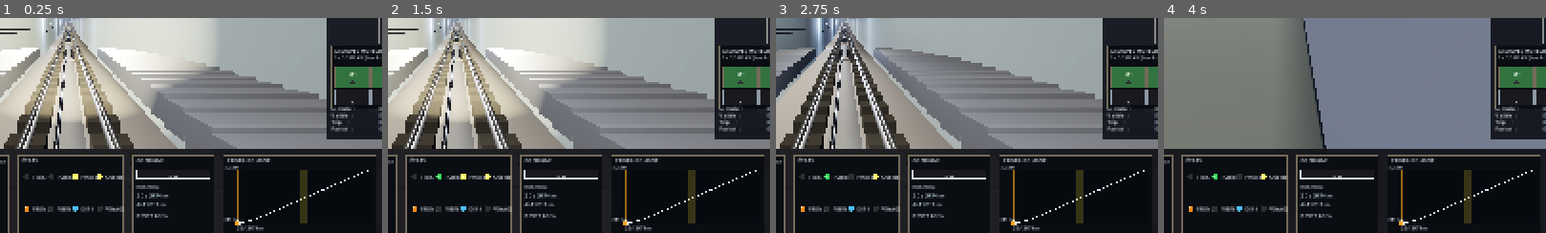
Above: before the commit, frames 1-4 (left to right).
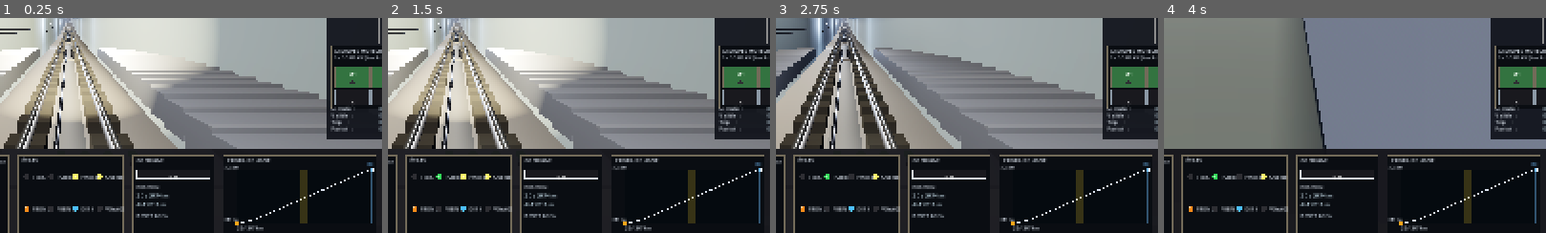
Above: after the commit, the same moments.

Repository: ARP273-ROSE/perce-neige-sim
Game: Godot game, scene res://scenes/main.tscn
Two runs of this game, one before a commit and one after it. Both use one fixed random seed, a clock stepped at 60 frames per second and the inputs below. Sound files missing from this copy of the repository are replaced by a short silence.
Inputs (mouse positions are % of the whole screen's width and height, from its top left):
- Up to frame 1 (0.25 s): no input
- Up to frame 2 (1.5 s): tap Enter (ready_depart) at 0.5, 1.25, 1.35 s; move the mouse to (72, 45) at 0.52 s; hold Up (speed_up) 0.53-1.28 s; tap Shift (emergency) at 0.6 s; click (72, 45) at 0.67 s; move the mouse to (30, 55) at 1.27 s; hold Space (brake) from 1.28 s (still down); click (30, 55) at 1.42 s
- Up to frame 3 (2.75 s): tap Enter (ready_depart) at 2 s; move the mouse to (60, 28) at 2.02 s; release Space (brake) at 2.03 s; hold Up (speed_up) from 2.03 s (still down); tap H (toggle_headlights) at 2.1 s; click (60, 28) at 2.17 s
- Up to frame 4 (4 s): tap Enter (ready_depart) at 2.75, 3.5 s; move the mouse to (45, 70) at 2.77 s; tap V (toggle_view) at 2.85 s; click (45, 70) at 2.92 s; move the mouse to (80, 65) at 3.52 s; release Up (speed_up) at 3.53 s; hold Space (brake) from 3.53 s (still down); tap Shift (emergency) at 3.6 s; click (80, 65) at 3.67 s
The pictures show only the part of the screen within x 41-91%, y 47-97%; the shares and areas given below are measured in that part.

The runs differ from the first frame. In frame 1, 0.3% of the frame differs, in the area x 62-98%, y 67-97%; in frame 2, 0.3%; in frame 3, 0.3%; in frame 4, 0.3%.

Commit message:
fix(3d): annonces fantômes au boot, croisement recalé, rame opposée au profil
Retour d'essai Android 2026-07-11 :
- welcome (fichier 11 « zone Grande Motte ») jouait à l'allumage à quai
  puis TOUTES les 30 s → désormais en approche finale de la gare haute
  uniquement (miroir du sim Python), une fois par trajet
- annonce « fermeture des portes » accrochée à la fermeture réelle des
  portes (avant : à trip_started, 11,5 s trop tard)
- voile « TOUCHEZ L'ÉCRAN POUR DÉMARRER » sur web : le tap de déblocage
  audio du navigateur pouvait tomber sur PRÊT/DÉPART → départ tout seul
- son de croisement asservi à la géométrie (port du servo Python) :
  démarre au nez de rame sur l'aiguillage d'entrée, position de lecture
  resynchronisée, vitesse de lecture = v/10,1 — avant : lancé ~13 s trop
  tard au milieu de ligne, vitesse fixe
- profil de ligne : rame opposée affichée (s2 = LENGTH − s1), dots posés
  sur la courbe d'altitude (fini l'approx linéaire)
- V_CREEP 0,5 → 0,75 m/s (fait terrain, aligné sur le sim Python)
- hook --autotest : auto-exploitation forcée pour validation headless

Validé headless sur un trajet complet (rien au boot ; portes t=30,5 s ;
croisement prog=0,00 à l'aiguillage ; welcome t=364 s en creep ;
exit_upstream t=439 s) + pck exporté (--main-pack, 66 MP3).

Diff:
--- a/godot_project/scripts/audio.gd
+++ b/godot_project/scripts/audio.gd
@@ -22,10 +22,12 @@
                                       # transition open→close → jouait à tort le
                                       # buzzer + l'animation portes).
 var _first_update_consumed: bool = false
-var _crossing_played: bool = false   # une seule fois par trip
+var _crossing_active: bool = false   # clip de croisement asservi en cours
 var _prev_buzzer_remaining: float = 0.0   # front montant du buzzer de départ
-const CROSSING_S_CENTER: float = PNConstants.LENGTH * 0.5    # = 1737 m
-const CROSSING_S_WINDOW: float = 40.0   # fenêtre de déclenchement ±40 m
+# Le clip crossing.wav couvre le transit aiguillage → aiguillage complet
+# (202 m) enregistré à la vitesse de croisière réelle.
+const CROSSING_CLIP_S: float = 20.0
+const CROSSING_REF_SPEED: float = 10.1
 
 
 func _ready() -> void:
@@ -141,12 +143,50 @@
 			_player_door_motion.play()
 	_doors_were_open = physics.doors_open
 
-	# Son de croisement au passage de rame 2 (s ≈ LENGTH/2)
-	if physics.trip_started and not _crossing_played:
-		if absf(physics.s - CROSSING_S_CENTER) < CROSSING_S_WINDOW:
-			if _player_crossing.stream:
-				_player_crossing.play()
-			_crossing_played = true
-	# Reset à chaque nouveau trip
-	if not physics.trip_started:
-		_crossing_played = false
+	# Son de croisement asservi à la GÉOMÉTRIE (port du servo Python) :
+	# le clip démarre quand le NEZ de la rame franchit l'aiguillage
+	# d'entrée, position de lecture recalée sur la progression dans
+	# l'évitement, vitesse de lecture = v / vitesse d'enregistrement.
+	# L'ancien déclencheur (± 40 m autour du milieu de ligne, lecture à
+	# vitesse fixe depuis le début du clip) partait ~13 s trop tard :
+	# l'entrée d'aiguillage du clip tombait au niveau du croisement réel.
+	_update_crossing_servo()
+
+
+func _update_crossing_servo() -> void:
+	if _player_crossing == null or _player_crossing.stream == null:
+		return
+	var s_front: float = physics.s + PNConstants.TRAIN_HALF * float(physics.direction)
+	var prog: float = (s_front - PNConstants.PASSING_START) \
+		/ (PNConstants.PASSING_END - PNConstants.PASSING_START)
+	if physics.direction < 0:
+		prog = 1.0 - prog
+	var in_loop: bool = prog >= 0.0 and prog <= 1.0
+	var v_abs: float = absf(physics.v)
+
+	if in_loop and not _crossing_active:
+		if v_abs > 0.5:
+			_player_crossing.pitch_scale = clampf(v_abs / CROSSING_REF_SPEED, 0.35, 1.7)
+			_player_crossing.play(prog * CROSSING_CLIP_S)
+			_crossing_active = true
+	elif in_loop and _crossing_active:
+		# Rame quasi arrêtée dans l'évitement → pause (pas de mouvement,
+		# pas de crécelle d'aiguillage)
+		if v_abs < 1.0:
+			_player_crossing.stream_paused = true
+			return
+		_player_crossing.stream_paused = false
+		var rate: float = clampf(v_abs / CROSSING_REF_SPEED, 0.35, 1.7)
+		if absf(rate - _player_crossing.pitch_scale) > 0.03:
+			_player_crossing.pitch_scale = rate
+		# Resynchro sur dérive franche seulement (> 0,7 s — seek permanent = clics)
+		var expected: float = prog * CROSSING_CLIP_S
+		if _player_crossing.playing \
+				and absf(_player_crossing.get_playback_position() - expected) > 0.7:
+			_player_crossing.play(expected)
+	elif not in_loop and _crossing_active:
+		# La géométrie commande, pas la durée du clip
+		_player_crossing.stop()
+		_player_crossing.stream_paused = false
+		_player_crossing.pitch_scale = 1.0
+		_crossing_active = false
--- a/godot_project/scripts/cockpit_panel.gd
+++ b/godot_project/scripts/cockpit_panel.gd
@@ -345,18 +345,34 @@
 	draw_rect(Rect2(Vector2(loop_x_start, plot_y), Vector2(loop_x_end - loop_x_start, plot_h)),
 		Color(1.0, 0.85, 0.20, 0.20), true)
 
-	# Position cabine
+	# Position des DEUX rames — liées par le câble : s_opposée = LENGTH − s.
+	# Les dots sont posés SUR la courbe d'altitude (échantillonnage des
+	# points du profil, pas l'approximation linéaire d'avant qui flottait
+	# au-dessus de la courbe en milieu de ligne).
 	if physics != null:
-		var cabin_x: float = plot_x + clampf(physics.s / PNConstants.LENGTH, 0.0, 1.0) * plot_w
-		var alt_norm: float = (PNConstants.ALT_LOW + (physics.s / PNConstants.LENGTH) * (PNConstants.ALT_HIGH - PNConstants.ALT_LOW) - PNConstants.ALT_LOW) / (PNConstants.ALT_HIGH - PNConstants.ALT_LOW)
-		var cabin_y: float = plot_y + plot_h - alt_norm * plot_h
-		# Trait vertical
-		draw_line(Vector2(cabin_x, plot_y), Vector2(cabin_x, plot_y + plot_h), Color(1.0, 0.65, 0.10, 0.6), 1.2)
-		# Dot
-		draw_circle(Vector2(cabin_x, cabin_y), 5.0, Color(1.0, 0.65, 0.10))
-		draw_circle(Vector2(cabin_x, cabin_y), 5.0, Color(1, 1, 1), false, 1.0)
+		var frac: float = clampf(physics.s / PNConstants.LENGTH, 0.0, 1.0)
+		var p_own: Vector2 = _profile_plot_point(frac, plot_x, plot_y, plot_w, plot_h)
+		var p_opp: Vector2 = _profile_plot_point(1.0 - frac, plot_x, plot_y, plot_w, plot_h)
+		# Rame opposée (bleu clair, plus petite)
+		draw_line(Vector2(p_opp.x, plot_y), Vector2(p_opp.x, plot_y + plot_h), Color(0.45, 0.75, 1.0, 0.40), 1.0)
+		draw_circle(p_opp, 4.0, Color(0.45, 0.75, 1.0))
+		draw_circle(p_opp, 4.0, Color(1, 1, 1), false, 1.0)
+		_draw_text(Vector2(p_opp.x - 8.0, p_opp.y - 8.0), "R2", 9, Color(0.45, 0.75, 1.0))
+		# Rame pilotée (orange)
+		draw_line(Vector2(p_own.x, plot_y), Vector2(p_own.x, plot_y + plot_h), Color(1.0, 0.65, 0.10, 0.6), 1.2)
+		draw_circle(p_own, 5.0, Color(1.0, 0.65, 0.10))
+		draw_circle(p_own, 5.0, Color(1, 1, 1), false, 1.0)
 		# Distance
 		_draw_text(Vector2(plot_x, y + h - 16.0), "%.0f / %.0f m" % [physics.s, PNConstants.LENGTH], 10, Color(0.85, 0.88, 0.92))
+
+
+# Point (px) sur la courbe du mini-profil pour une fraction 0..1 de la ligne.
+func _profile_plot_point(frac: float, plot_x: float, plot_y: float, plot_w: float, plot_h: float) -> Vector2:
+	if slope_profile_pts.is_empty():
+		return Vector2(plot_x + frac * plot_w, plot_y + plot_h)
+	var idx: int = clampi(int(round(frac * float(slope_profile_pts.size() - 1))), 0, slope_profile_pts.size() - 1)
+	var sp: Vector2 = slope_profile_pts[idx]
+	return Vector2(plot_x + sp.x * plot_w, plot_y + plot_h - sp.y * plot_h)
 
 
 # ---------------------------------------------------------------------------
--- a/godot_project/scripts/constants.gd
+++ b/godot_project/scripts/constants.gd
@@ -26,7 +26,7 @@
 const V_MAX: float = 12.0                # m/s (43.2 km/h)
 const V_CRUISE_PEAK: float = 12.0        # heure de pointe
 const V_CRUISE_OFFPEAK: float = 10.3     # hors pointe
-const V_CREEP: float = 0.5               # vitesse creep sur plateforme
+const V_CREEP: float = 0.75              # vitesse creep (fait terrain : entrée en gare à 0,75 m/s)
 
 # Accélération — profil calibré vidéo FUNI284 (2→12 m/s en ~33 s)
 const A_TARGET: float = 0.30             # accel programmée (m/s²)
--- a/godot_project/scripts/main.gd
+++ b/godot_project/scripts/main.gd
@@ -38,7 +38,7 @@
 var _prev_doors_open: bool = true
 var _prev_trip_started: bool = false
 var _prev_direction: int = 1
-var _last_welcome_time: float = -999.0
+var _welcome_played: bool = false
 var _exit_announced_for_stop: bool = false
 var _prev_fault_id: String = ""
 var _prev_finished: bool = false
@@ -104,7 +104,47 @@
 			touch.name = "TouchControls"
 			touch.setup(self)   # accès direct AUTO/PANNE + reflet d'état
 			add_child(touch)
+		# Web : le navigateur exige un geste utilisateur pour débloquer
+		# l'audio — et ce premier tap atterrissait parfois PILE sur le
+		# bouton PRÊT/DÉPART → séquence de départ lancée « toute seule »
+		# à l'allumage (retour d'essai Android 2026-07). Un voile plein
+		# écran avale ce premier tap.
+		if OS.has_feature("web"):
+			_build_web_start_overlay()
+		if "--autotest" in OS.get_cmdline_user_args():
+			auto_operator.enabled = true
+			auto_operator._enter_initial_state()
+			print("[Autotest] auto-exploitation forcée ON")
 	print("[PerceNeige3D] Ready.")
+
+
+# Voile de démarrage web : couche au-dessus de tout, consomme le premier
+# tap (qui déclenche aussi la reprise du contexte audio du navigateur)
+# puis disparaît.
+func _build_web_start_overlay() -> void:
+	var layer: CanvasLayer = CanvasLayer.new()
+	layer.name = "WebStartOverlay"
+	layer.layer = 100
+	add_child(layer)
+	var veil: ColorRect = ColorRect.new()
+	veil.color = Color(0.0, 0.0, 0.0, 0.55)
+	veil.set_anchors_preset(Control.PRESET_FULL_RECT)
+	veil.mouse_filter = Control.MOUSE_FILTER_STOP
+	layer.add_child(veil)
+	var lbl: Label = Label.new()
+	lbl.text = "TOUCHEZ L'ÉCRAN POUR DÉMARRER"
+	lbl.add_theme_font_size_override("font_size", 30)
+	lbl.add_theme_color_override("font_color", Color(1.0, 0.85, 0.30))
+	lbl.add_theme_color_override("font_outline_color", Color.BLACK)
+	lbl.add_theme_constant_override("outline_size", 6)
+	lbl.set_anchors_preset(Control.PRESET_CENTER)
+	lbl.grow_horizontal = Control.GROW_DIRECTION_BOTH
+	lbl.grow_vertical = Control.GROW_DIRECTION_BOTH
+	veil.add_child(lbl)
+	veil.gui_input.connect(func(event: InputEvent) -> void:
+		if (event is InputEventScreenTouch and not event.pressed) \
+				or (event is InputEventMouseButton and not event.pressed):
+			layer.queue_free())
 
 	# Diagnostic : --mesh-stats en arg projet → imprime le nombre de vertices
 	# par nœud et le total, puis continue normalement. Sert à vérifier que le
@@ -414,9 +454,16 @@
 	if announcements == null:
 		return
 
-	# Trip vient de démarrer (départ) → annonce + log
+	# Annonce « fermeture des portes » au moment où les portes se FERMENT
+	# (début de la séquence de départ) — avant, elle était accrochée à
+	# trip_started, soit 11,5 s après la fermeture réelle (portes 3,5 s +
+	# buzzer 8 s), donc pendant que la rame partait déjà.
+	if not physics.doors_open and _prev_doors_open:
+		announcements.queue("doors_close")
+
+	# Trip vient de démarrer (départ) → log + arme l'annonce d'approche
 	if physics.trip_started and not _prev_trip_started:
-		announcements.queue("doors_close")
+		_welcome_played = false
 		if exploitation_log != null:
 			exploitation_log.start_trip(physics.direction)
 
@@ -450,15 +497,17 @@
 			announcements.queue("exit_left")
 		_exit_announced_for_stop = true
 
-	# Annonce de bienvenue : portes ouvertes immobile à une station, espacée
-	# de 30s pour ne pas spammer.
-	var now: float = Time.get_ticks_msec() / 1000.0
-	if physics.doors_open and absf(physics.v) < 0.05 and (now - _last_welcome_time) > 30.0:
-		var at_low: bool = physics.s <= PNConstants.START_S + 5.0
-		var at_high: bool = physics.s >= PNConstants.STOP_S - 5.0
-		if at_low or at_high:
-			announcements.queue("welcome")
-			_last_welcome_time = now
+	# Annonce « zone Grande Motte » (fichier 11) : comme dans la réalité et
+	# le sim Python, elle passe en APPROCHE FINALE de la gare supérieure
+	# (montée, < 220 m restants, allure de creep), une fois par trajet.
+	# Retour d'essai Android 2026-07 : l'ancienne version la jouait à
+	# l'allumage à quai puis TOUTES LES 30 s → annonce fantôme au boot.
+	if (physics.trip_started and not _welcome_played
+			and physics.direction > 0
+			and PNConstants.STOP_S - physics.s < 220.0
+			and absf(physics.v) < 1.0):
+		announcements.queue("welcome")
+		_welcome_played = true
 
 	# Reset du flag exit_announced quand on quitte la station
 	if not physics.doors_open and _exit_announced_for_stop:
